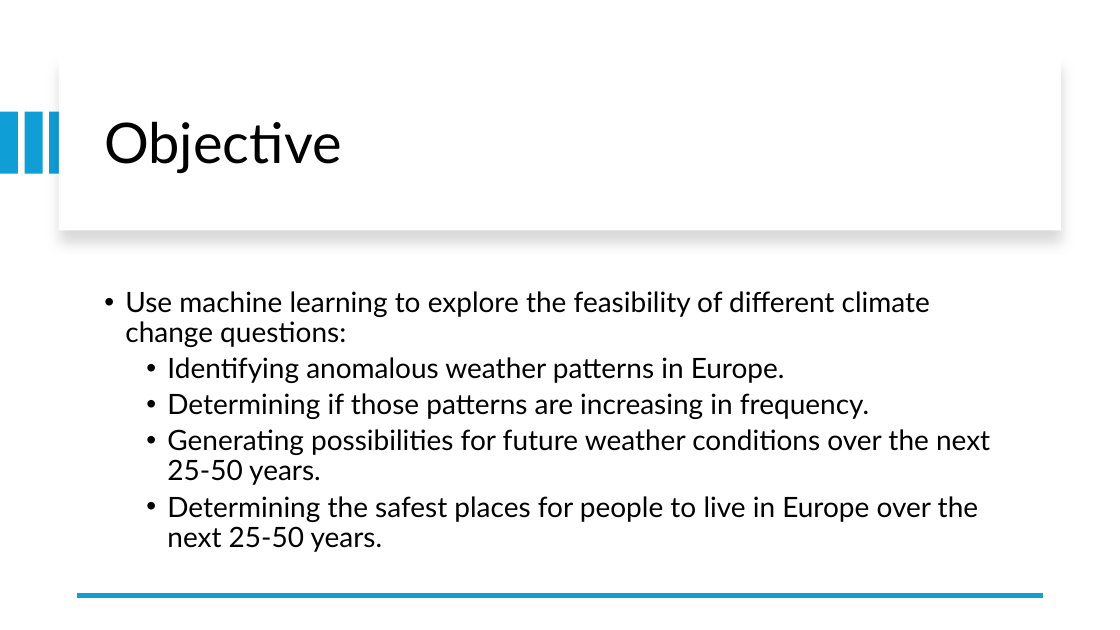
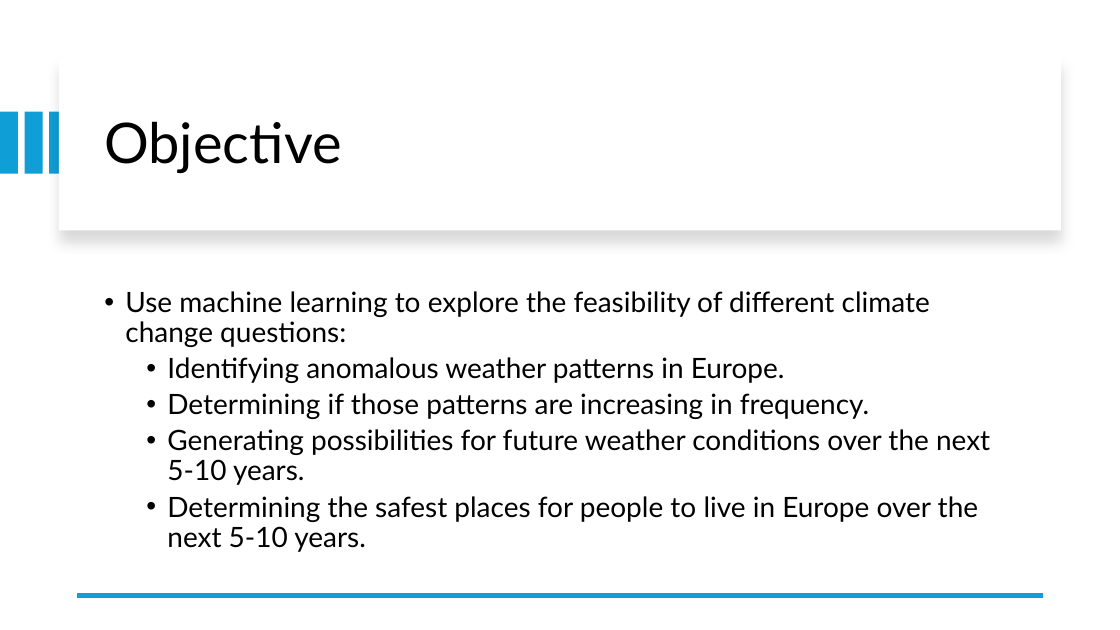
Before and after one commit to john-phil/ClimateWins-Unsupervised-ML, a slide deck: slide 3 of Project Overview/ClimateWins Final Presentation.pptx. Drawn at 1120x630 pixels with LibreOffice and Linux fonts; fonts in the diff are those of the drawing. Boxes give left, top, right and bottom in pixels: in the first picture for what was removed or moved away, otherwise in the second. Text is boxed around its words. In the diff, an @@ line names an element or a change of style, - is before the commit and + after.

```diff
--- a/Project Overview/ClimateWins Final Presentation.pptx
+++ b/Project Overview/ClimateWins Final Presentation.pptx
@@ text at (x1=167, y1=429, x2=990, y2=552): text changed @@
-  • Generating possibilities for future weather conditions over the next 25-50 years.
-  • Determining the safest places for people to live in Europe over the next 25-50 years.
+  • Generating possibilities for future weather conditions over the next 5-10 years.
+  • Determining the safest places for people to live in Europe over the next 5-10 years.
```
Also in this commit, not shown: 7 other slides changed, 1 slide added, 2 slides removed.
